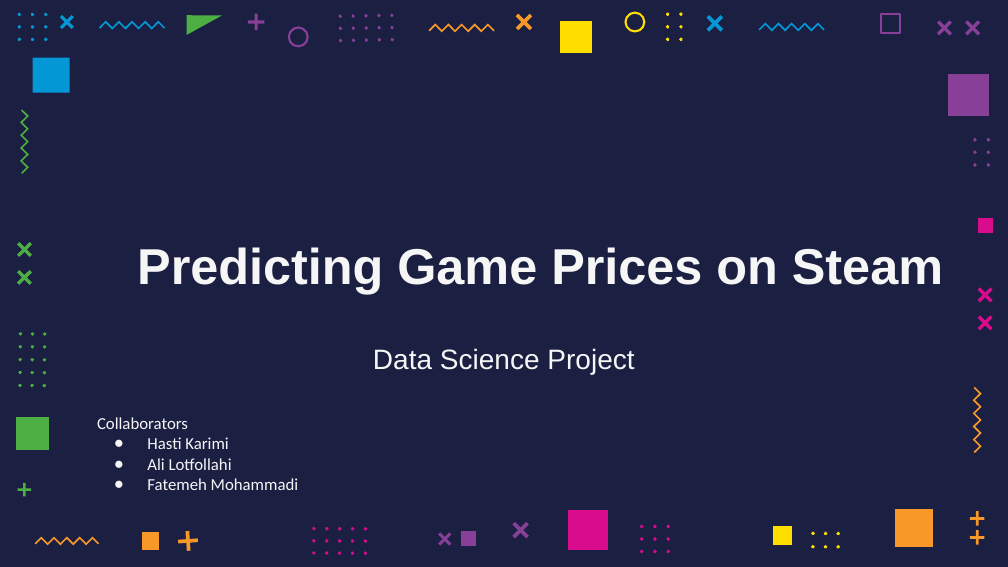
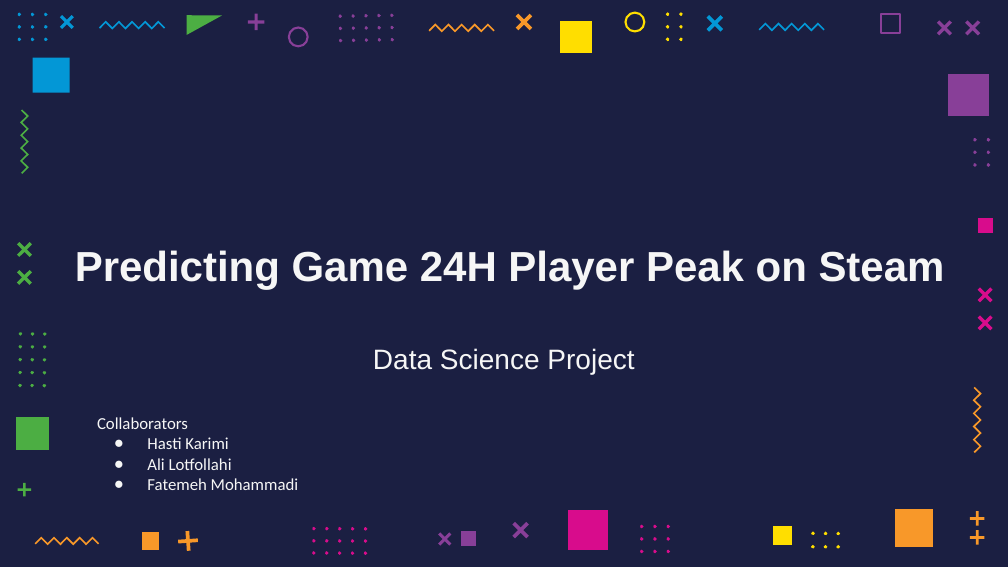
Before and after one commit to F102M8/data-science-project, a slide deck: slide 1 of presentation/GAME.pptx. Drawn at 1008x567 pixels with LibreOffice and Linux fonts; fonts in the diff are those of the drawing. Boxes give left, top, right and bottom in pixels: in the first picture for what was removed or moved away, otherwise in the second. Text is boxed around its words. In the diff, an @@ line names an element or a change of style, - is before the commit and + after.

```diff
--- a/presentation/GAME.pptx
+++ b/presentation/GAME.pptx
@@ title at (75, 250, 945, 290): text changed; size 36 to 30 pt @@
-Predicting Game Prices on Steam
+Predicting Game 24H Player Peak on Steam
```
Also in this commit, not shown: 2 other slides changed, 4 slides added, 5 slides removed.
